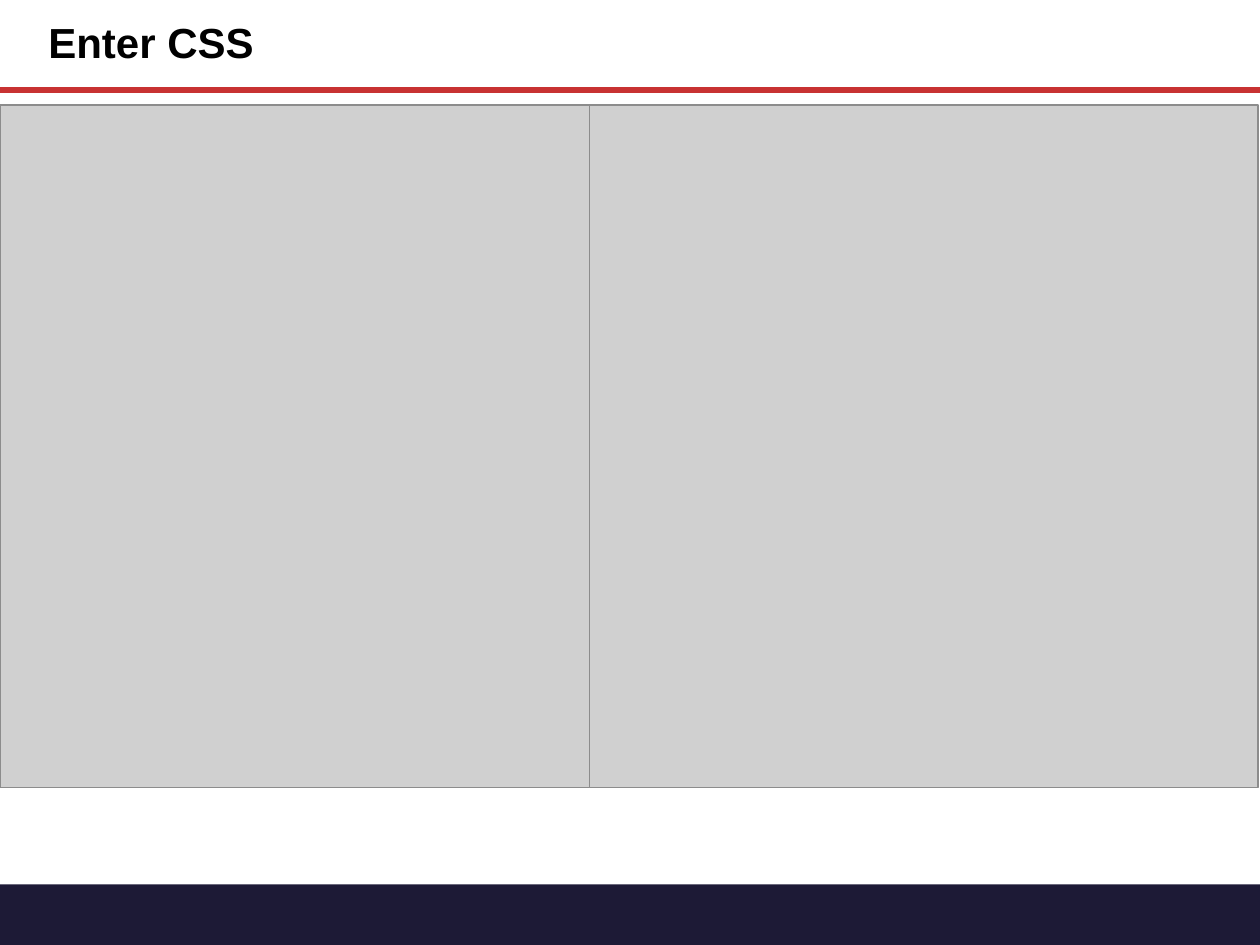
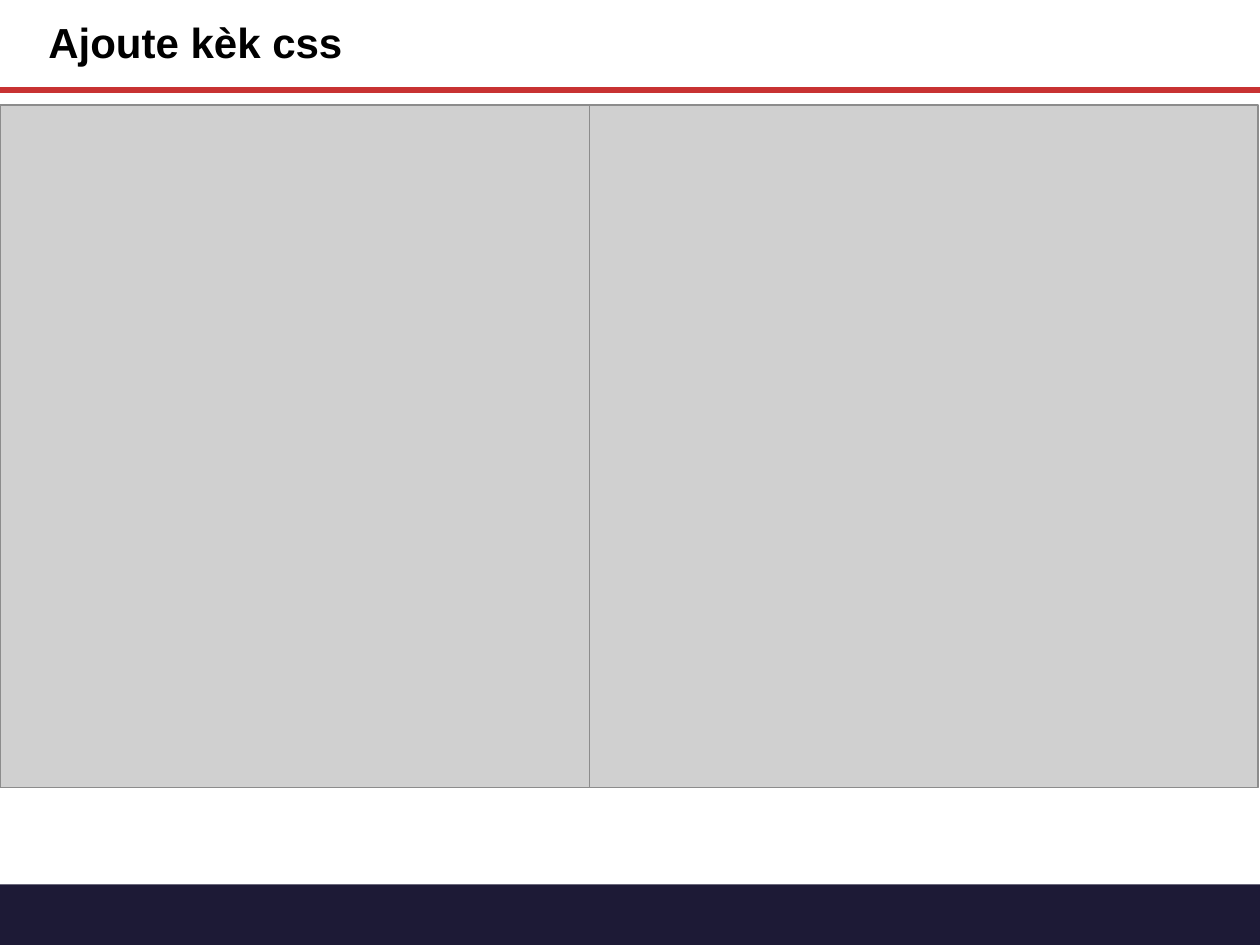
Before and after one commit to tichaiti/tichaiti-workshop, a slide deck: slide 18 of Prezantasyon/Gitn_Pro_HTML_CSS.pptx (slide 19 before the commit). Drawn at 1260x945 pixels with LibreOffice and Linux fonts; fonts in the diff are those of the drawing; grey boxes stand for pictures. Boxes give left, top, right and bottom in pixels: in the first picture for what was removed or moved away, otherwise in the second. Text is boxed around its words. In the diff, an @@ line names an element or a change of style, - is before the commit and + after.

```diff
--- a/Prezantasyon/Gitn_Pro_HTML_CSS.pptx
+++ b/Prezantasyon/Gitn_Pro_HTML_CSS.pptx
@@ title at <box>48,27,342,67</box>: text changed @@
-Enter CSS
+Ajoute kèk css
```
Also in this commit, not shown: 7 other slides changed, 6 slides added, 10 slides removed, 2 other files.
